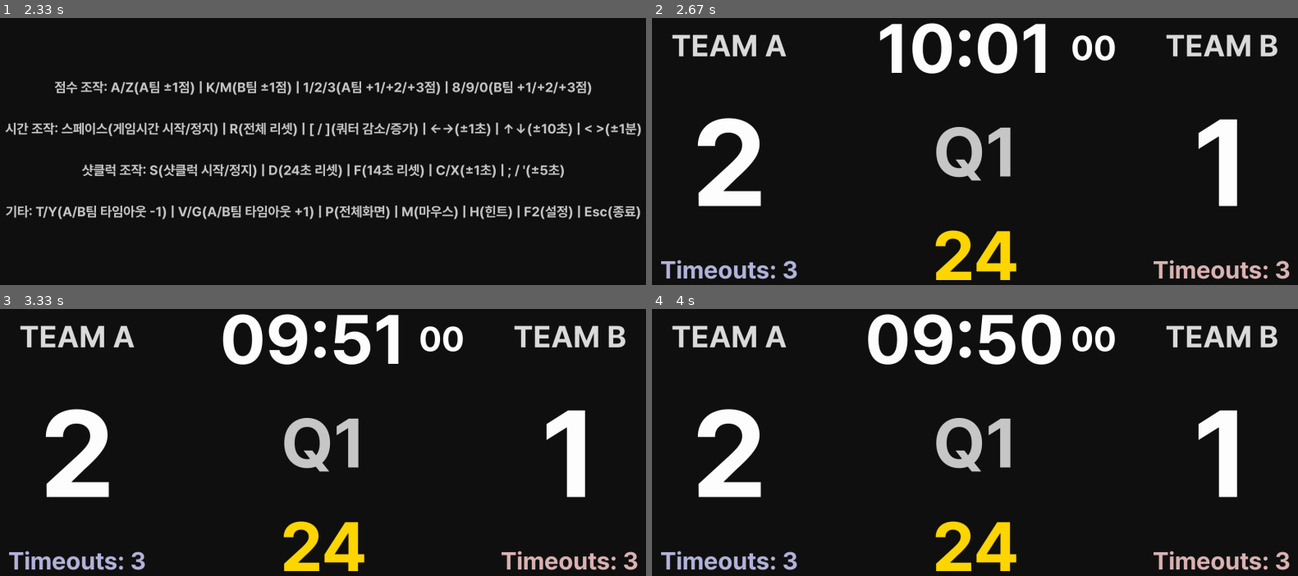
Above: before the commit, frames 1-4 (two rows, left to right).
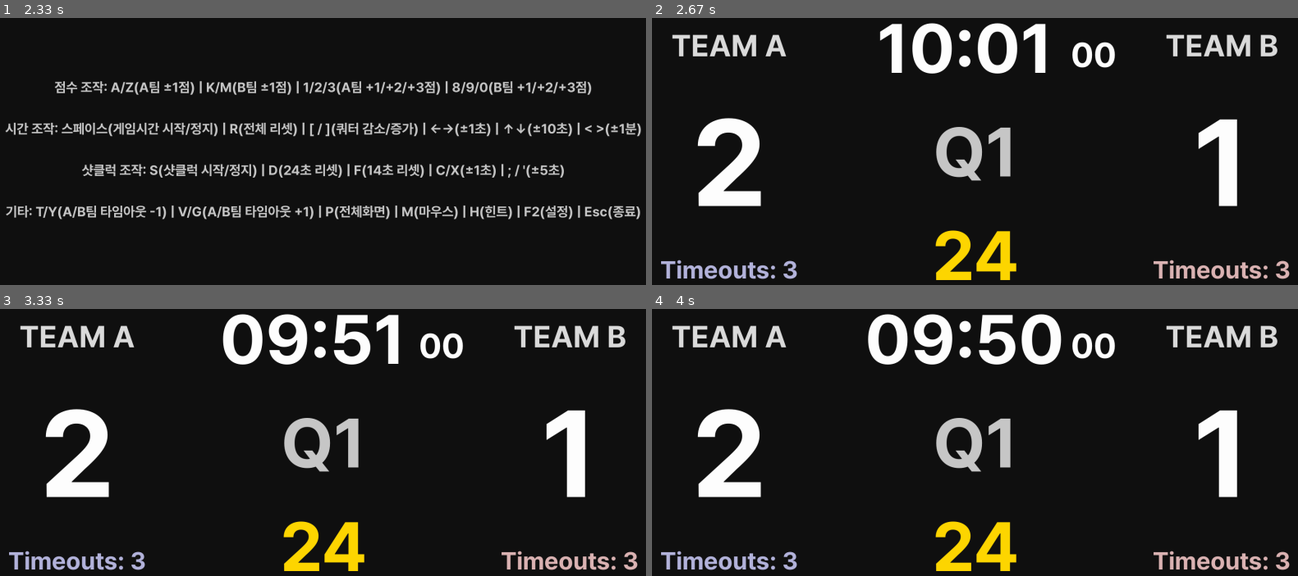
Above: after the commit, the same moments.

Repository: jcwon989/NovatoStatPad
Game: pygame game, started from scoreboard.py
Same seed, same stepped clock (60 frames per second), same inputs: the game is played once before the commit and once after it.
Inputs:
- Up to frame 1 (2.33 s): tap 2 at 0.33 s; tap K at 0.67 s; hold Right 1-1.47 s
- Up to frame 2 (2.67 s): tap H at 2.38 s
- Up to frame 3 (3.33 s): hold Down from 3.28 s (still down)
- Up to frame 4 (4 s): release Down at 3.58 s; hold Left from 3.62 s (still down)

Frame 1 is identical in both runs. In frame 2, 0.5% of the frame differs, in the area x 65-72%, y 6-19%; in frame 3, 0.5%; in frame 4, 0.5%.

Commit message:
1/100 초 위치 조정

Diff:
--- a/scoreboard.py
+++ b/scoreboard.py
@@ -370,7 +370,7 @@
             time_x = center_x - int(W * 0.015)  # 시간 고정 위치 (화면 너비의 15% 왼쪽)
             centi_x = center_x + int(W * 0.16)  # 1/100초 고정 위치 (화면 너비의 8% 오른쪽)
             screen.blit(game_surf, (time_x - game_surf.get_width()//2, int(time_y - game_surf.get_height()//2)))
-            screen.blit(centi_surf, (centi_x - centi_surf.get_width()//2, int(time_y - centi_surf.get_height()//2)))
+            screen.blit(centi_surf, (centi_x - centi_surf.get_width()//2, int(time_y - centi_surf.get_height()//3)))
             screen.blit(prd_surf, (center_x - prd_surf.get_width()//2, int(center_y - prd_surf.get_height()//2)))
             screen.blit(shot_surf, (center_x - shot_surf.get_width()//2, int(shot_y - shot_surf.get_height()//2)))
 
